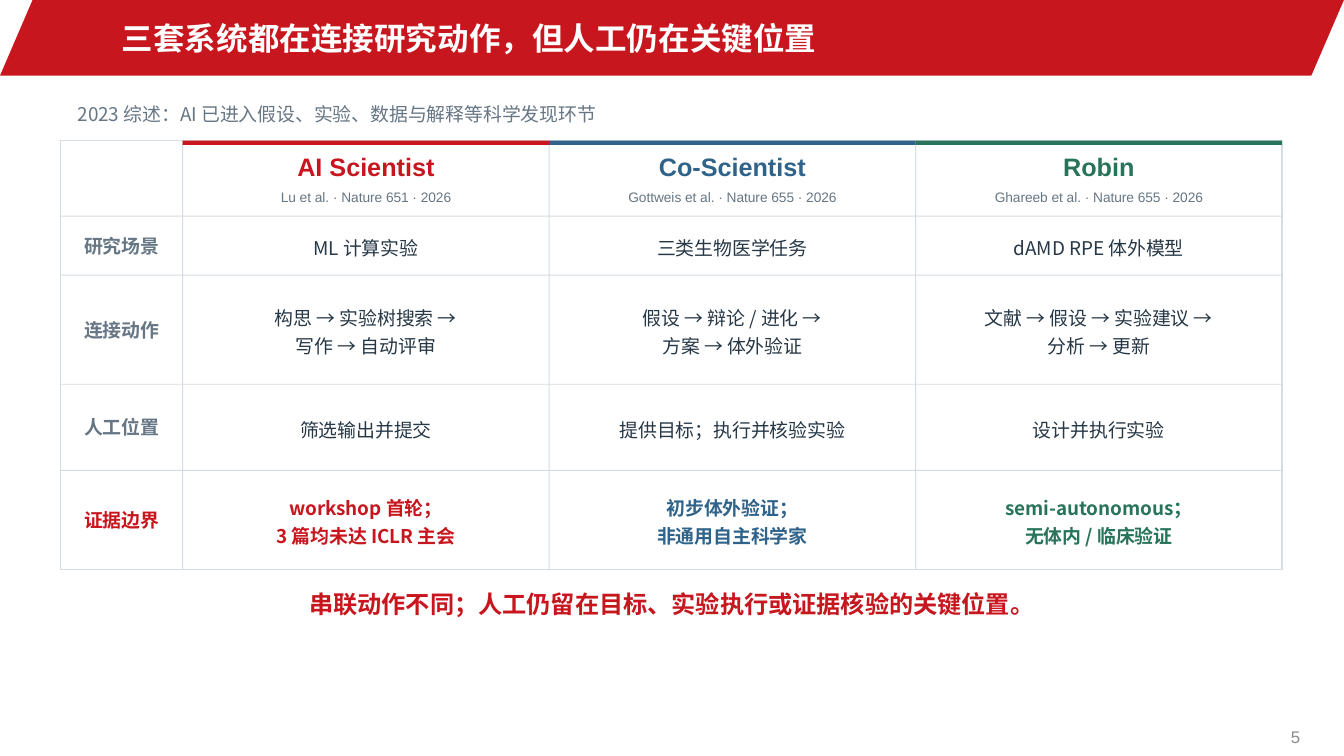
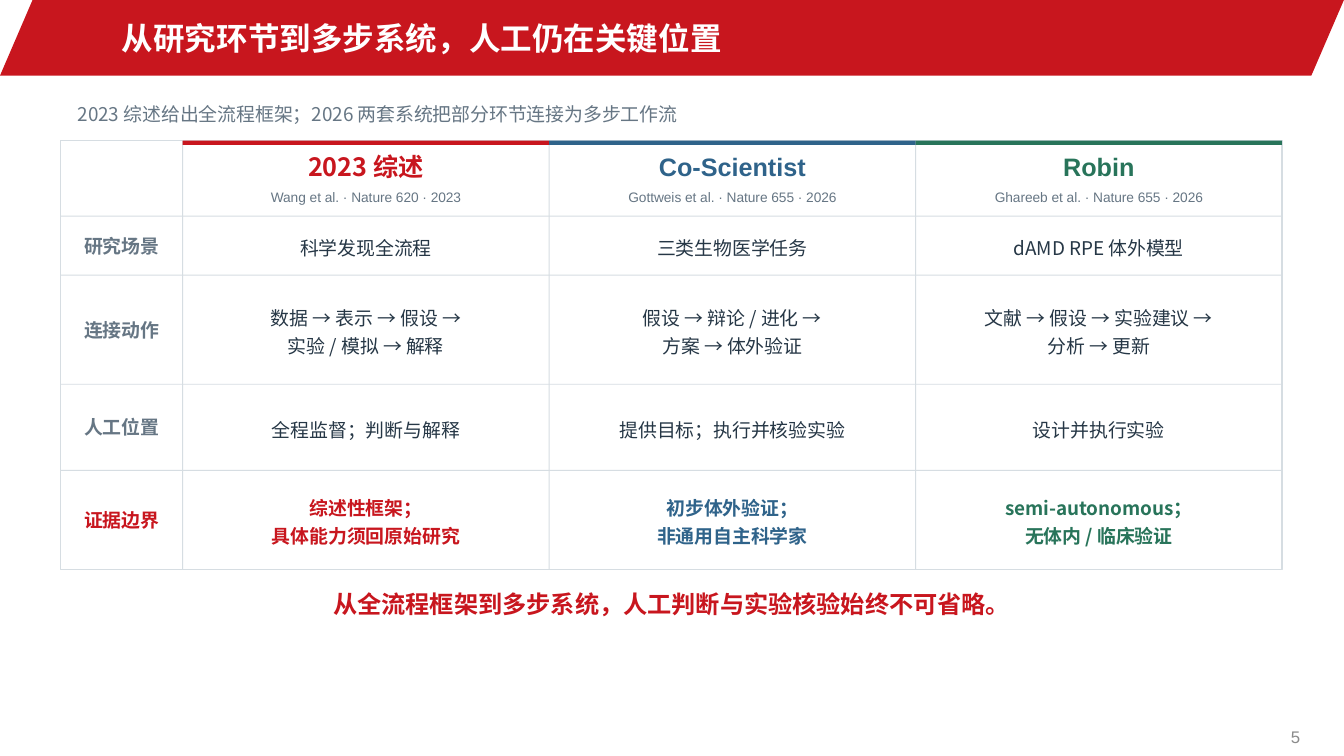
Before and after one commit to jinyh/ai-research-workflow-course, a slide deck: slide 5 of lessons/lesson-01/slides.pptx. Drawn at 1344x756 pixels with LibreOffice and Linux fonts; fonts in the diff are those of the drawing; background and template pictures are left out. Boxes give left, top, right and bottom in pixels: in the first picture for what was removed or moved away, otherwise in the second. Text is boxed around its words. In the diff, an @@ line names an element or a change of style, - is before the commit and + after.

```diff
--- a/lessons/lesson-01/slides.pptx
+++ b/lessons/lesson-01/slides.pptx
@@ text at bbox=[122, 23, 722, 54]: text changed @@
-三套系统都在连接研究动作，但人工仍在关键位置
+从研究环节到多步系统，人工仍在关键位置
@@ text at bbox=[78, 105, 678, 124]: text changed @@
-2023 综述：AI 已进入假设、实验、数据与解释等科学发现环节
+2023 综述给出全流程框架；2026 两套系统把部分环节连接为多步工作流
@@ text at bbox=[308, 154, 423, 178]: text changed; font Arial to Noto Sans CJK SC @@
-AI Scientist
+2023 综述
@@ text at bbox=[271, 192, 461, 205]: text changed @@
-Lu et al. · Nature 651 · 2026
+Wang et al. · Nature 620 · 2023
@@ text at bbox=[300, 239, 432, 257]: text changed @@
-ML 计算实验
+科学发现全流程
@@ text at bbox=[271, 309, 444, 355]: text changed @@
-构思 → 实验树搜索 →
-写作 → 自动评审
+数据 → 表示 → 假设 →
+实验 / 模拟 → 解释
@@ text at bbox=[272, 421, 460, 440]: text changed @@
-筛选输出并提交
+全程监督；判断与解释
@@ text at bbox=[272, 499, 460, 545]: text changed @@
-workshop 首轮；
-3 篇均未达 ICLR 主会
+综述性框架；
+具体能力须回原始研究
@@ text at bbox=[333, 592, 1010, 616]: text changed @@
-串联动作不同；人工仍留在目标、实验执行或证据核验的关键位置。
+从全流程框架到多步系统，人工判断与实验核验始终不可省略。
```
Also in this commit, not shown: 1 other slide changed, 4 other files.
